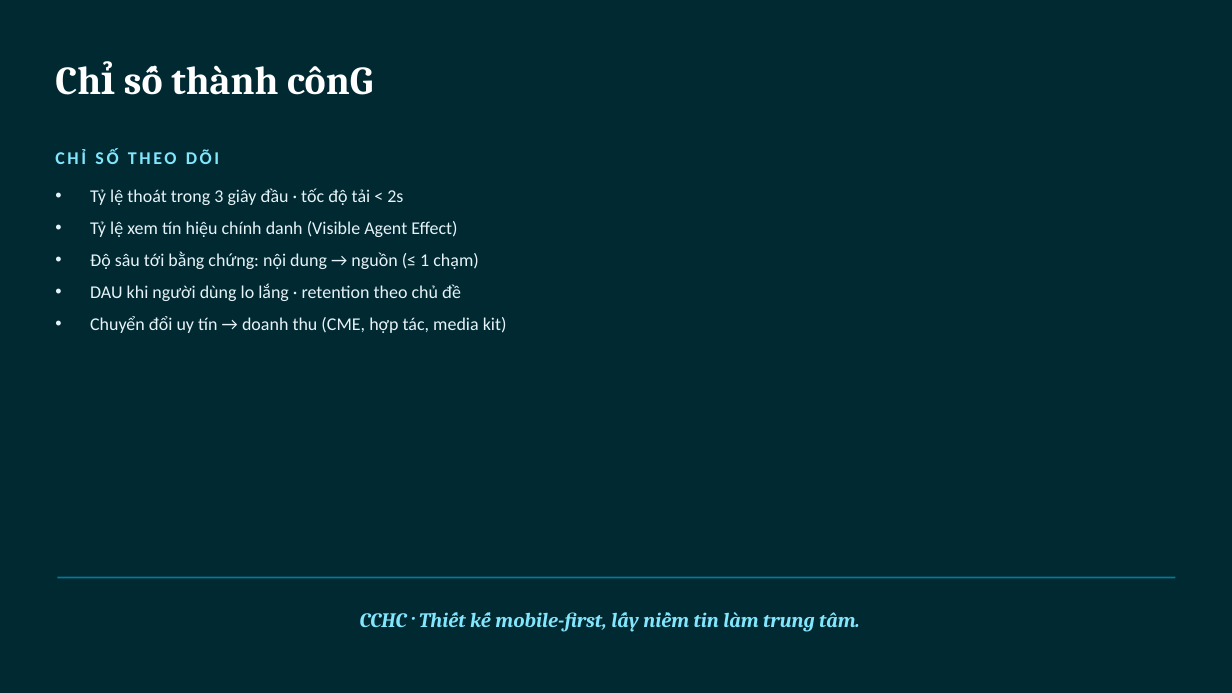
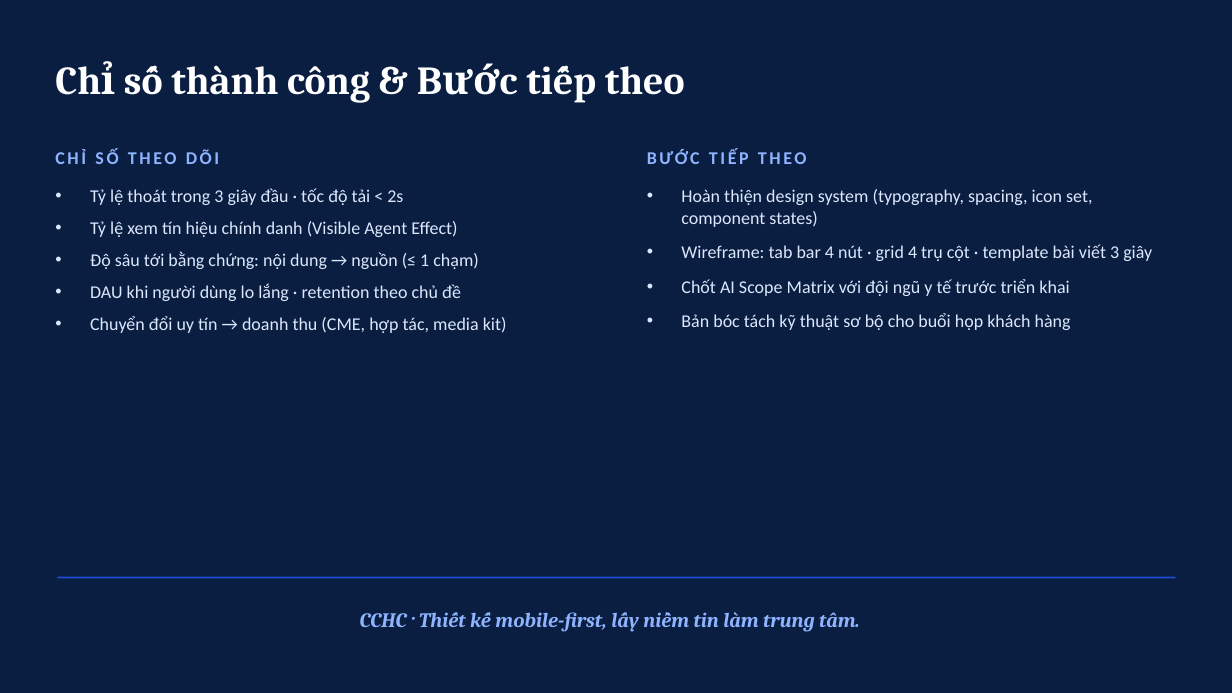
Before and after one commit to HT200/CCHC-Project, a slide deck: slide 11 of docs/CCHC-Thiet-ke-UIUX-Presentation.pptx. Drawn at 1232x693 pixels with LibreOffice and Linux fonts; fonts in the diff are those of the drawing. Boxes give left, top, right and bottom in pixels: in the first picture for what was removed or moved away, otherwise in the second. Text is boxed around its words. In the diff, an @@ line names an element or a change of style, - is before the commit and + after.

```diff
--- a/docs/CCHC-Thiet-ke-UIUX-Presentation.pptx
+++ b/docs/CCHC-Thiet-ke-UIUX-Presentation.pptx
@@ background #012932 to #0A1E42 @@
@@ text at (x1=124, y1=65, x2=685, y2=103): text changed @@
-Chỉ số thành cônG
+Chỉ số thành công & Bước tiếp theo
@@ text "CHỈ SỐ THEO DÕI" at (x1=55, y1=149, x2=219, y2=164): text colour #82E6FD to #8FB4FF @@
@@ text added at (x1=647, y1=149, x2=807, y2=164), 14 pt, text #8FB4FF, bold @@
+BƯỚC TIẾP THEO
@@ text "Tỷ lệ thoát trong 3 ..." at (x1=90, y1=188, x2=507, y2=333): text colour #E6F3F7 to #DCE7FB @@
@@ text added at (x1=681, y1=189, x2=1152, y2=330), 14 pt, text #DCE7FB @@
+• Hoàn thiện design system (typography, spacing, icon set, component states)
+• Wireframe: tab bar 4 nút · grid 4 trụ cột · template bài viết 3 giây
+• Chốt AI Scope Matrix với đội ngũ y tế trước triển khai
+• Bản bóc tách kỹ thuật sơ bộ cho buổi họp khách hàng
@@ text "CCHC · Thiết kế mobile-first, ..." at (x1=360, y1=612, x2=860, y2=632): text colour #82E6FD to #8FB4FF @@
@@ line (57, 578) - (1176, 578): stroke #037B96 1.5 pt to #1D4ED8 1.5 pt @@
```
Also in this commit, not shown: 10 other slides changed, 6 other files.
